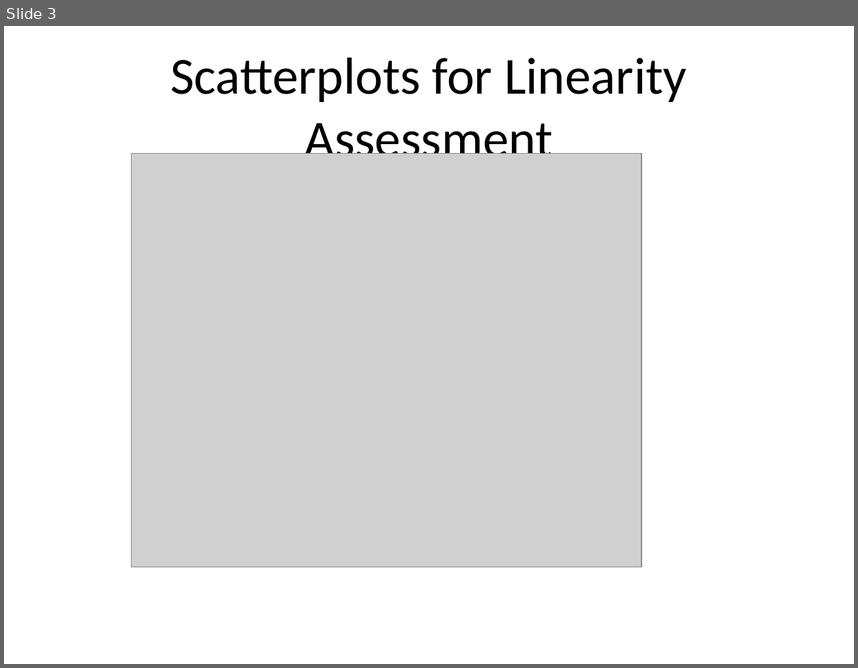
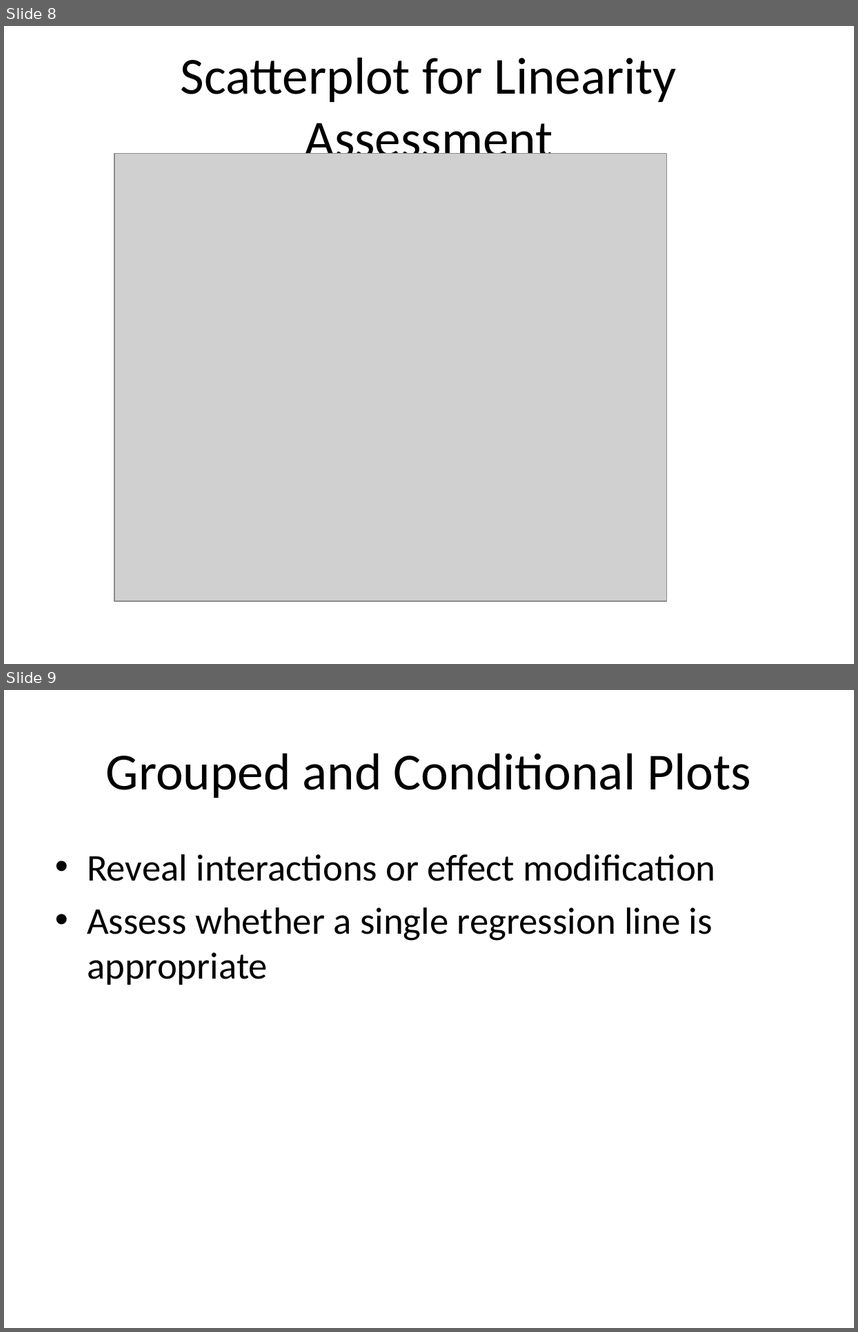
Before and after one commit to dustinpluta/STAT7630_Spring2026, a slide deck: Course_Notes/EDA_in_Regression.pptx. Shown one above the other, each under a label of ours: slide 3 before the commit, slides 8 and 9 after it. The pictures are 858x668 and 858x1332 pixels, drawn with LibreOffice and Linux fonts; fonts in the diff are those of the drawing; grey boxes stand for pictures. Boxes give left, top, right and bottom in pixels: in the first picture for what was removed or moved away, otherwise in the second. Text is boxed around its words. In the diff, an @@ line names an element or a change of style, - is before the commit and + after.

```diff
--- a/Course_Notes/EDA_in_Regression.pptx
+++ b/Course_Notes/EDA_in_Regression.pptx
@@ slide 9 added at (x1=4, y1=690, x2=854, y2=1328), background #FFFFFF @@
@@ title added at (x1=106, y1=753, x2=751, y2=798), 44 pt, text #000000 @@
+Grouped and Conditional Plots
@@ text added at (x1=87, y1=854, x2=715, y2=985), 32 pt, text #000000 @@
+• Reveal interactions or effect modification
+• Assess whether a single regression line is appropriate
@@ what was slide 3 is now slide 8 @@
@@ slide 8 changed as well @@
@@ title at (x1=181, y1=57, x2=677, y2=169): text changed @@
-Scatterplots for Linearity Assessment
+Scatterplot for Linearity Assessment
@@ picture resized from (x1=132, y1=154, x2=642, y2=567) to (x1=114, y1=154, x2=667, y2=601) @@
```
Also in this commit, not shown: 6 other slides changed, 9 other slides added.
